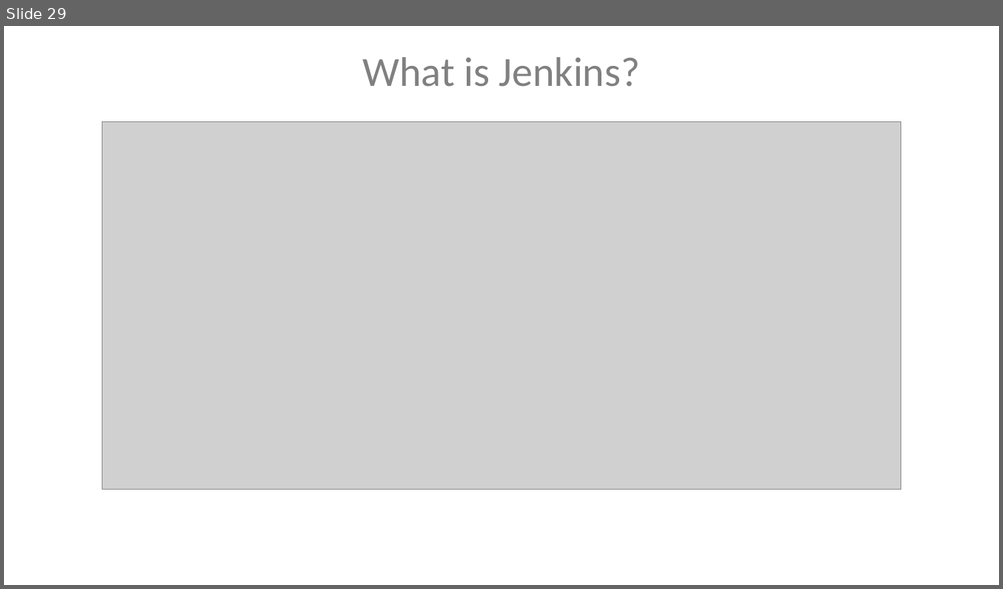
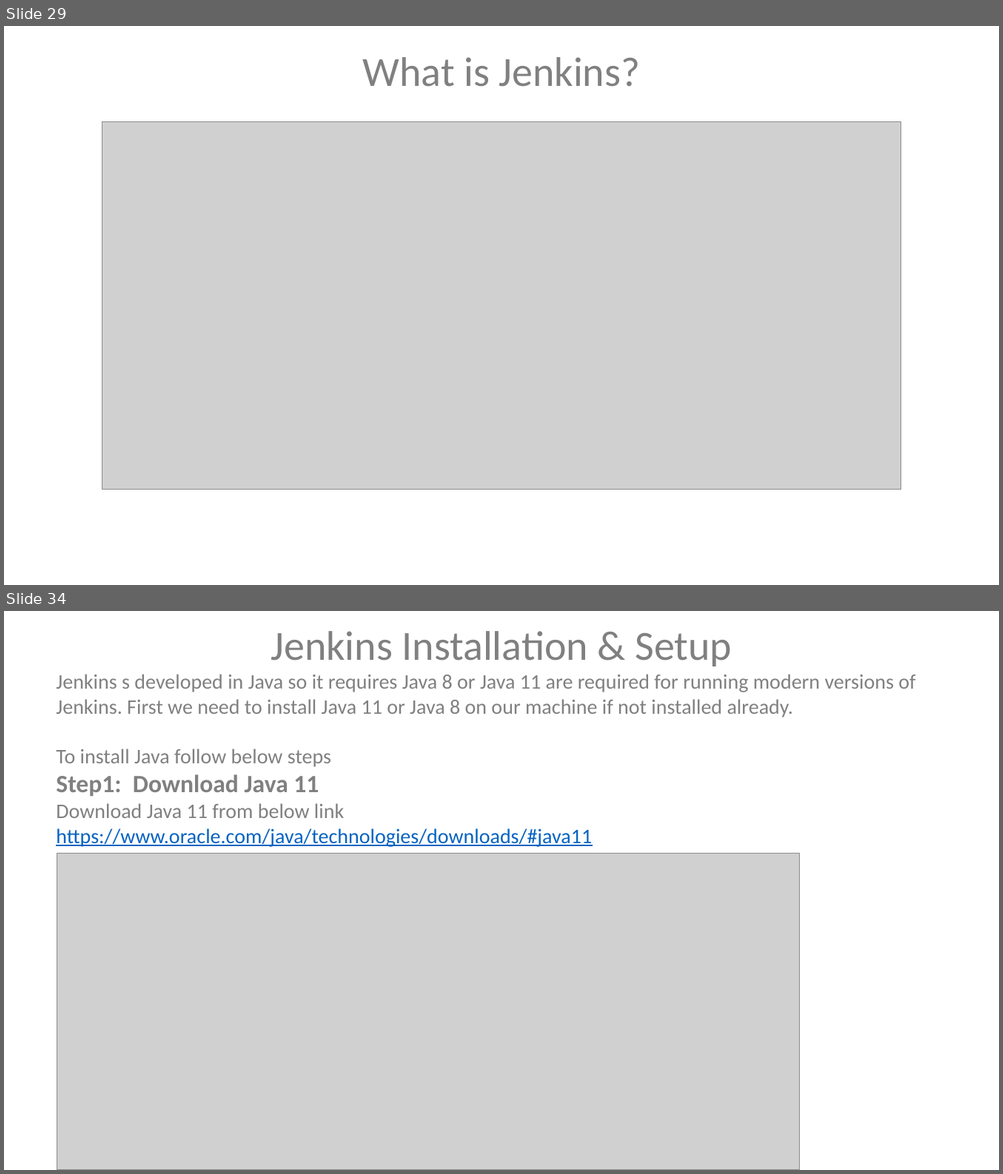
Before and after one commit to VaijinathHarbak/DevOpsDemo, a slide deck: DevOps.pptx. Shown one above the other, each under a label of ours: slide 29 before the commit, slides 29 and 34 after it; the slides between them are not shown. The pictures are 1003x589 and 1003x1174 pixels, drawn with LibreOffice and Linux fonts; fonts in the diff are those of the drawing; grey boxes stand for pictures. Boxes give left, top, right and bottom in pixels: in the first picture for what was removed or moved away, otherwise in the second. Text is boxed around its words. In the diff, an @@ line names an element or a change of style, - is before the commit and + after.

```diff
--- a/DevOps.pptx
+++ b/DevOps.pptx
@@ slide 34 added at (4,611,999,1170), background #FFFFFF @@
@@ text added at (270,631,731,667), 40 pt, text #808080 @@
+Jenkins Installation & Setup
@@ text added at (56,674,915,847), 20 pt, text #808080 @@
+Jenkins s developed in Java so it requires Java 8 or Java 11 are required for running modern versions of Jenkins. First we need to install Java 11 or Java 8 on our machine if not installed already.
+To install Java follow below steps
+Step1: Download Java 11
+Download Java 11 from below link
+https://www.oracle.com/java/technologies/downloads/#java11
@@ picture added at (57,854,800,1170) @@
```
Also in this commit, not shown: 1 slide changed, 20 other slides added, 1 other file.
